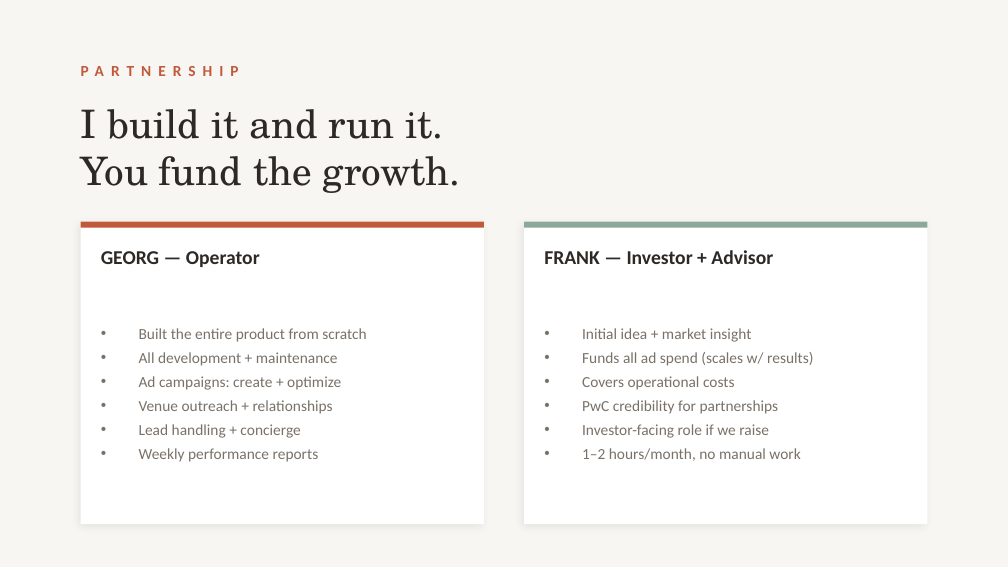
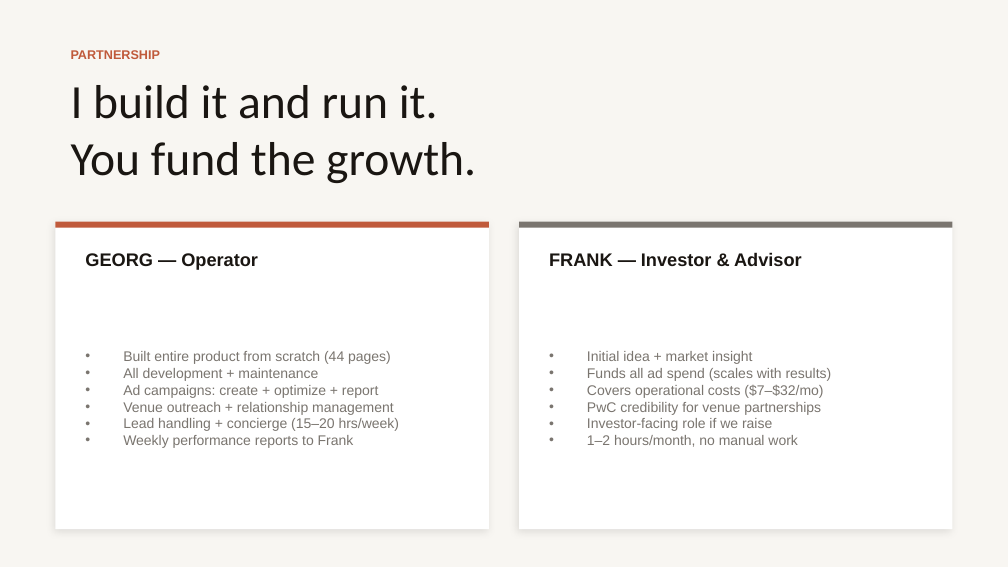
Before and after one commit to georgchimion-oss/venue, a slide deck: slide 11 of docs/VENUE-Business-Plan.pptx (slide 9 before the commit). Drawn at 1008x567 pixels with LibreOffice and Linux fonts; fonts in the diff are those of the drawing. Boxes give left, top, right and bottom in pixels: in the first picture for what was removed or moved away, otherwise in the second. Text is boxed around its words. In the diff, an @@ line names an element or a change of style, - is before the commit and + after.

```diff
--- a/docs/VENUE-Business-Plan.pptx
+++ b/docs/VENUE-Business-Plan.pptx
@@ text "PARTNERSHIP": place and size @@
-text "PARTNERSHIP" at <box>81,50,927,91</box>
+text "PARTNERSHIP" at <box>71,50,160,59</box>
@@ text "PARTNERSHIP" at <box>71,50,160,59</box>: size 11 to 9 pt, font Calibri to Arial, letter spacing 5 to 0 pt @@
@@ text "I build it and run ...": place and size @@
-text "I build it and run ..." at <box>81,109,461,193</box>
+text "I build it and run ..." at <box>71,85,476,183</box>
@@ text "I build it and run ..." at <box>71,85,476,183</box>: size 28 to 34 pt, font TeX Gyre Schola to Calibri, text colour #2D2926 to #1A1612 @@
@@ rectangle: place and size @@
-rectangle at <box>81,222,484,228</box>
+rectangle at <box>55,222,489,228</box>
@@ rectangle: place and size @@
-rectangle at <box>81,222,484,524</box>
+rectangle at <box>55,222,489,529</box>
@@ rectangle at <box>55,222,489,529</box>: shadow changed @@
@@ rectangle at <box>519,222,953,529</box>: shadow changed @@
@@ rectangle: place and size @@
-rectangle at <box>524,222,927,524</box>
+rectangle at <box>519,222,953,529</box>
@@ rectangle: place and size @@
-rectangle at <box>524,222,927,228</box>
+rectangle at <box>519,222,953,228</box>
@@ rectangle at <box>519,222,953,228</box>: fill #8BA89A to #7A756F @@
@@ text "GEORG — Operator": place and size @@
-text "GEORG — Operator" at <box>101,251,260,267</box>
+text "GEORG — Operator" at <box>85,253,258,270</box>
@@ text "GEORG — Operator" at <box>85,253,258,270</box>: size 14 to 13 pt, font Calibri to Arial, text colour #2D2926 to #1A1612 @@
@@ text at <box>549,252,802,266</box>: text changed; size 14 to 13 pt; font Calibri to Arial; text colour #2D2926 to #1A1612 @@
-FRANK — Investor + Advisor
+FRANK — Investor & Advisor
@@ text "Built entire product from scratch ...": place and size @@
-text "Built entire product from scratch ..." at <box>139,328,366,462</box>
+text "Built entire product from scratch ..." at <box>123,351,400,448</box>
@@ text at <box>123,351,391,364</box>: text changed; size 11 to 10 pt; font Calibri to Arial; text colour #7A7168 to #7A756F @@
-• Built the entire product from scratch
+• Built entire product from scratch (44 pages)
@@ text at <box>587,351,797,447</box>: size 11 to 10 pt, font Calibri to Arial, text colour #7A7168 to #7A756F in "Initial idea + market insight", "Investor-facing role if we raise", "1–2 hours/month, no manual work"; less space between paragraphs @@
@@ text at <box>123,385,400,448</box>: text changed; size 11 to 10 pt; font Calibri to Arial; text colour #7A7168 to #7A756F @@
-• Ad campaigns: create + optimize
-• Venue outreach + relationships
-• Lead handling + concierge
-• Weekly performance reports
+• Ad campaigns: create + optimize + report
+• Venue outreach + relationship management
+• Lead handling + concierge (15–20 hrs/week)
+• Weekly performance reports to Frank
@@ text at <box>123,368,318,381</box>: size 11 to 10 pt, font Calibri to Arial, text colour #7A7168 to #7A756F in "All development + maintenance"; less space between paragraphs @@
@@ text at <box>587,368,832,415</box>: text changed; size 11 to 10 pt; font Calibri to Arial; text colour #7A7168 to #7A756F @@
-• Funds all ad spend (scales w/ results)
-• Covers operational costs
-• PwC credibility for partnerships
+• Funds all ad spend (scales with results)
+• Covers operational costs ($7–$32/mo)
+• PwC credibility for venue partnerships
```
Also in this commit, not shown: 11 other slides changed, 3 slides added, 1 slide removed, 34 other files.
